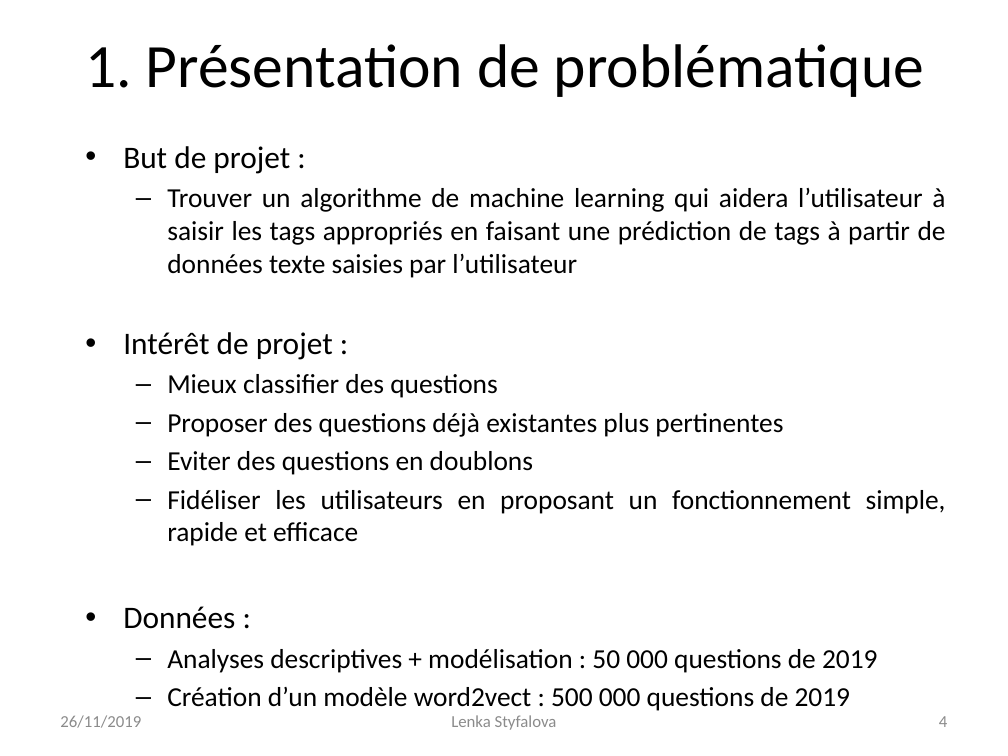
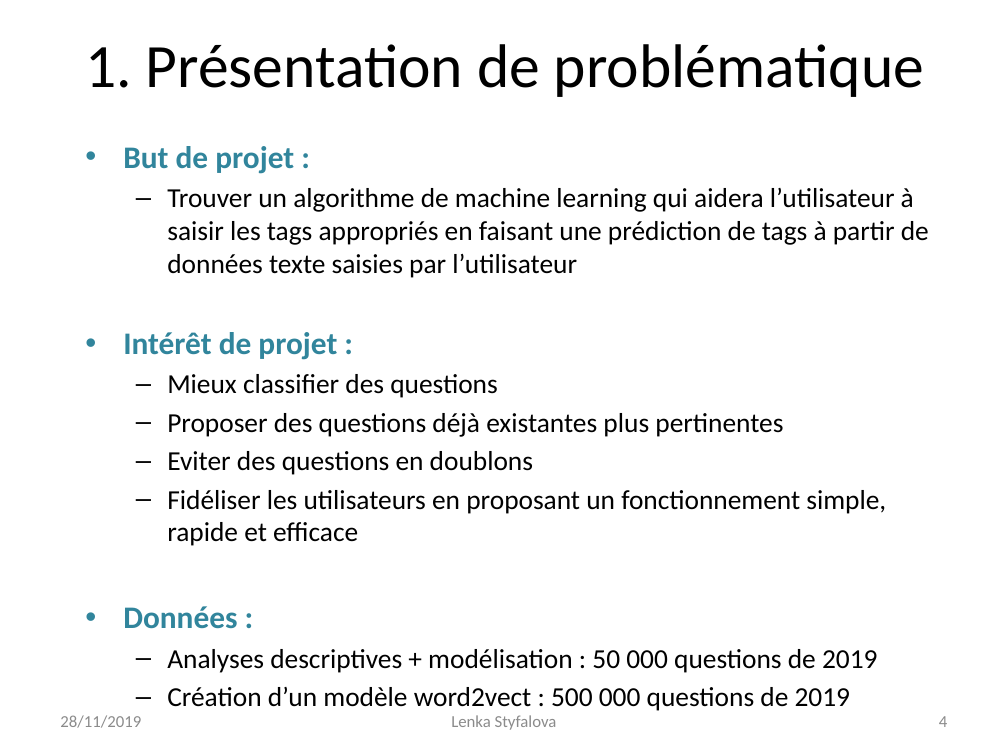
Before and after one commit to Lenka-St/Projet5, a slide deck: slide 4 of Projet 5 - Catégorisez automatiquement des questions.pptx. Drawn at 1008x756 pixels with LibreOffice and Linux fonts; fonts in the diff are those of the drawing. Boxes give left, top, right and bottom in pixels: in the first picture for what was removed or moved away, otherwise in the second. Text is boxed around its words. In the diff, an @@ line names an element or a change of style, - is before the commit and + after.

```diff
--- a/Projet 5 - Catégorisez automatiquement des questions.pptx
+++ b/Projet 5 - Catégorisez automatiquement des questions.pptx
@@ text "But de projet :" at (123,146,929,711): text colour #000000 to #31859C, bold on in "But de projet :", "Intérêt de projet :", "Données :"; alignment justified to left @@
@@ text at (60,715,141,728): text changed @@
-26/11/2019
+28/11/2019
```
Also in this commit, not shown: 16 other slides changed, 8 slides added, 1 slide removed.
